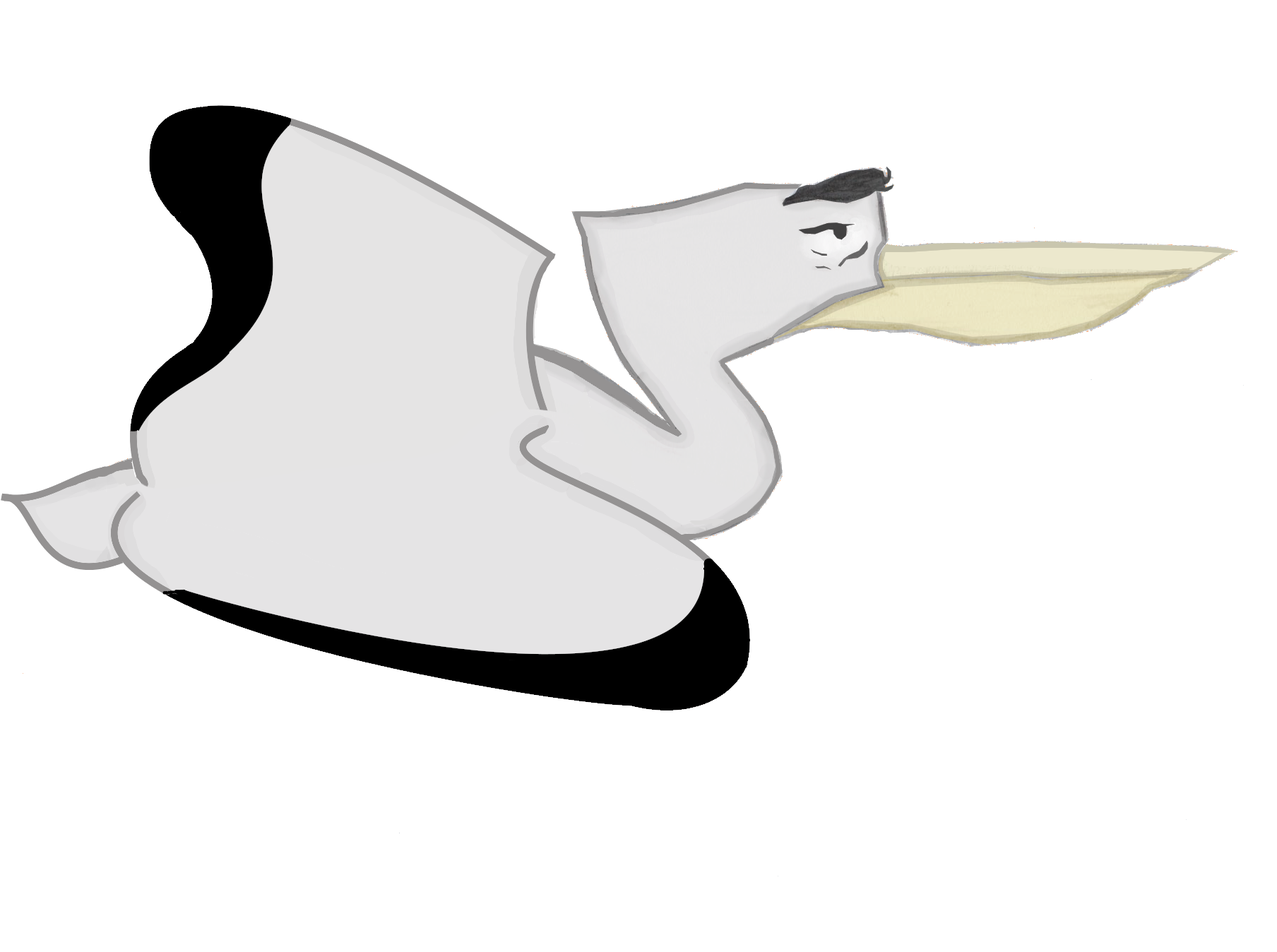
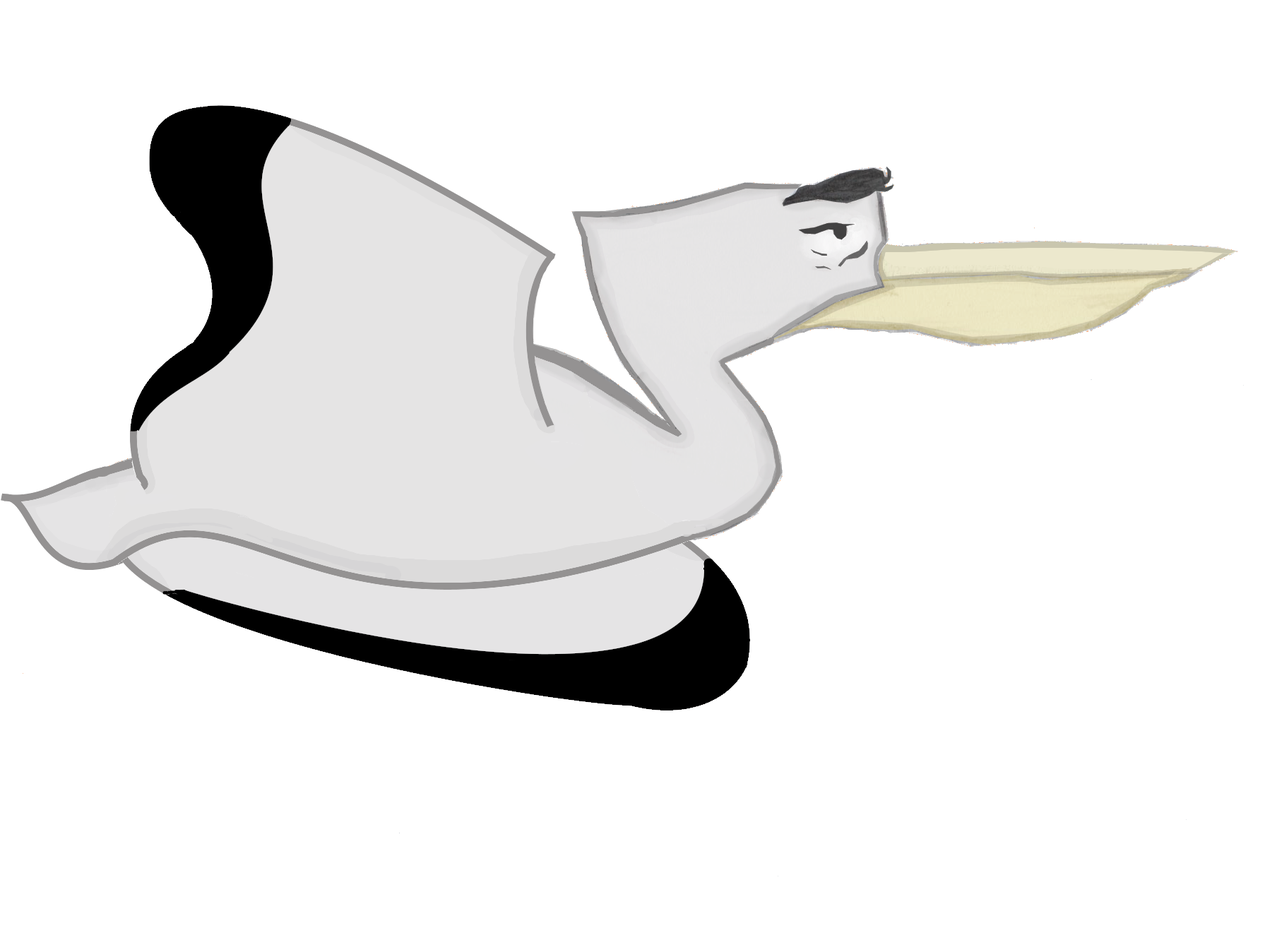
Comparing the layer stacks of the two 1277px x 952px images. Changes:
hid "WingDown", painted on it over [106, 295, 714, 590]
painted on "WingUp" over [111, 295, 565, 508]
